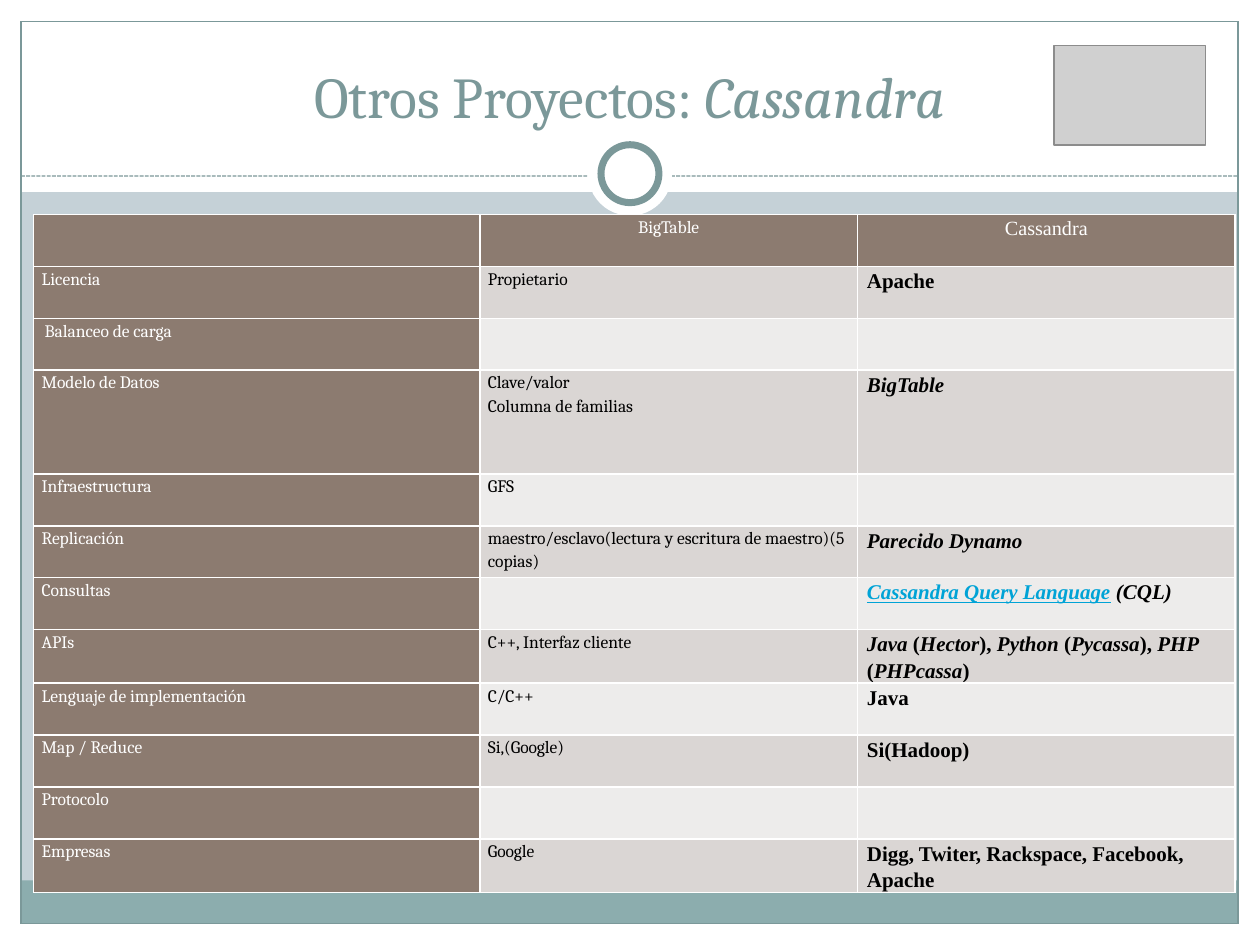
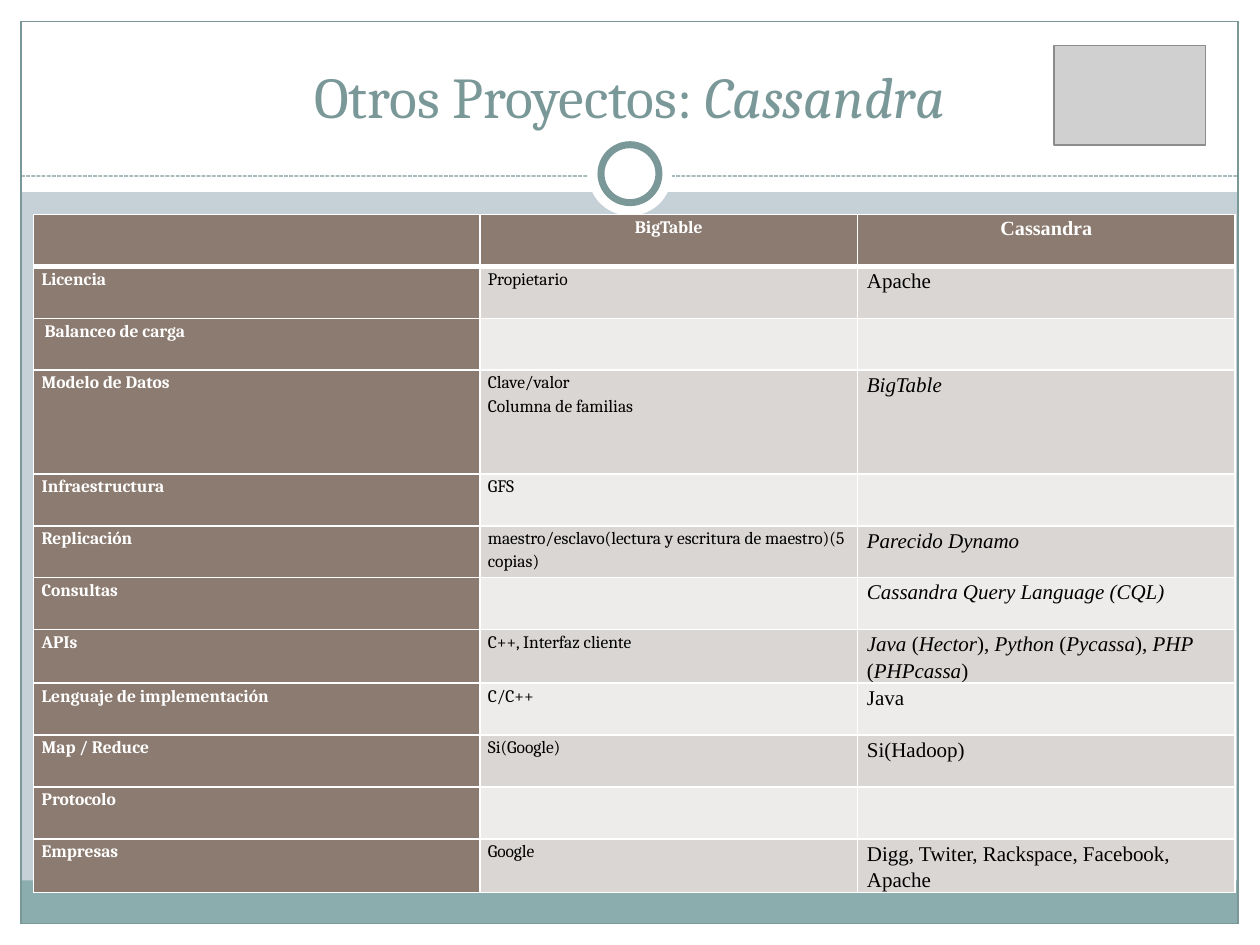
Before and after one commit to Transistores-de-silicio/Trabajo-MABD, a slide deck: slide 30 of BigTable.pptx (slide 29 before the commit). Drawn at 1260x945 pixels with LibreOffice and Linux fonts; fonts in the diff are those of the drawing; grey boxes stand for pictures. Boxes give left, top, right and bottom in pixels: in the first picture for what was removed or moved away, otherwise in the second. Text is boxed around its words. In the diff, an @@ line names an element or a change of style, - is before the commit and + after.

```diff
--- a/BigTable.pptx
+++ b/BigTable.pptx
@@ table at [34, 214, 1236, 896] @@
-row 10, column 2: Si,(Google)
+row 10, column 2: Si(Google)
@@ bold on in "BigTable", "Cassandra", "Licencia", "Balanceo de carga" and 9 more places @@
@@ bold off in "Apache", "BigTable", "Parecido Dynamo", "Cassandra Query Language (CQL)" and 4 more places @@
@@ text colour #00A3D6 to #000000, underline off in "Cassandra Query Language" @@
```
Also in this commit, not shown: 14 other slides changed, 1 slide added, 2 other files.
